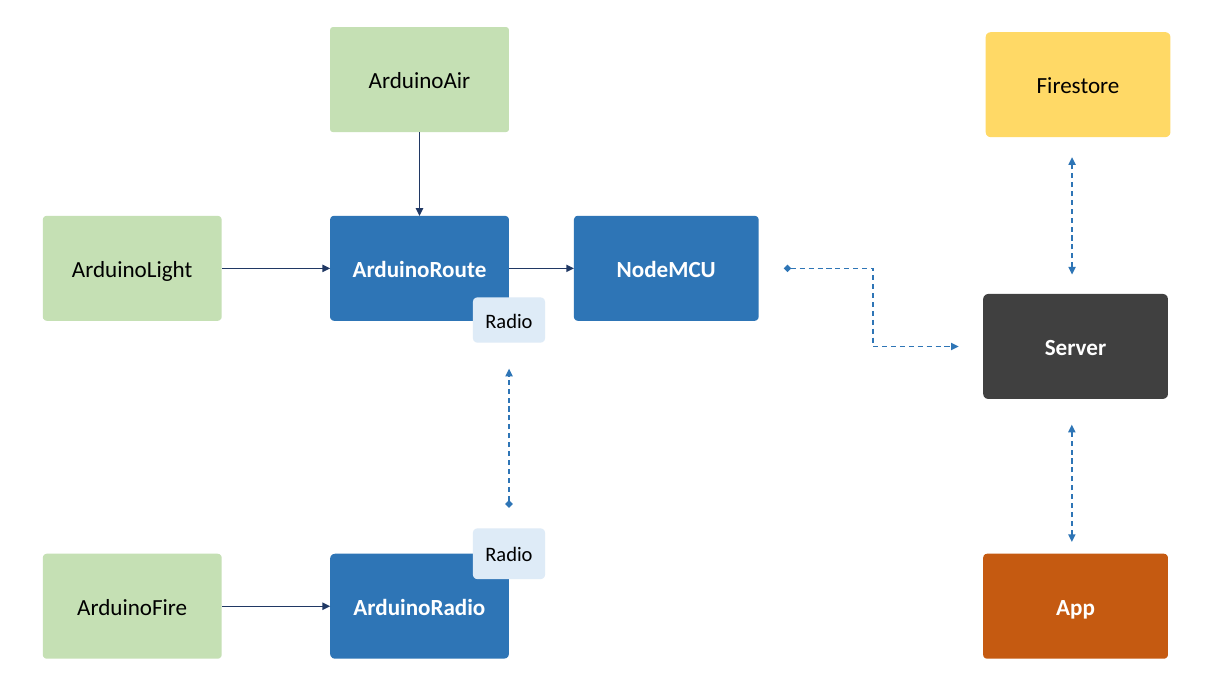
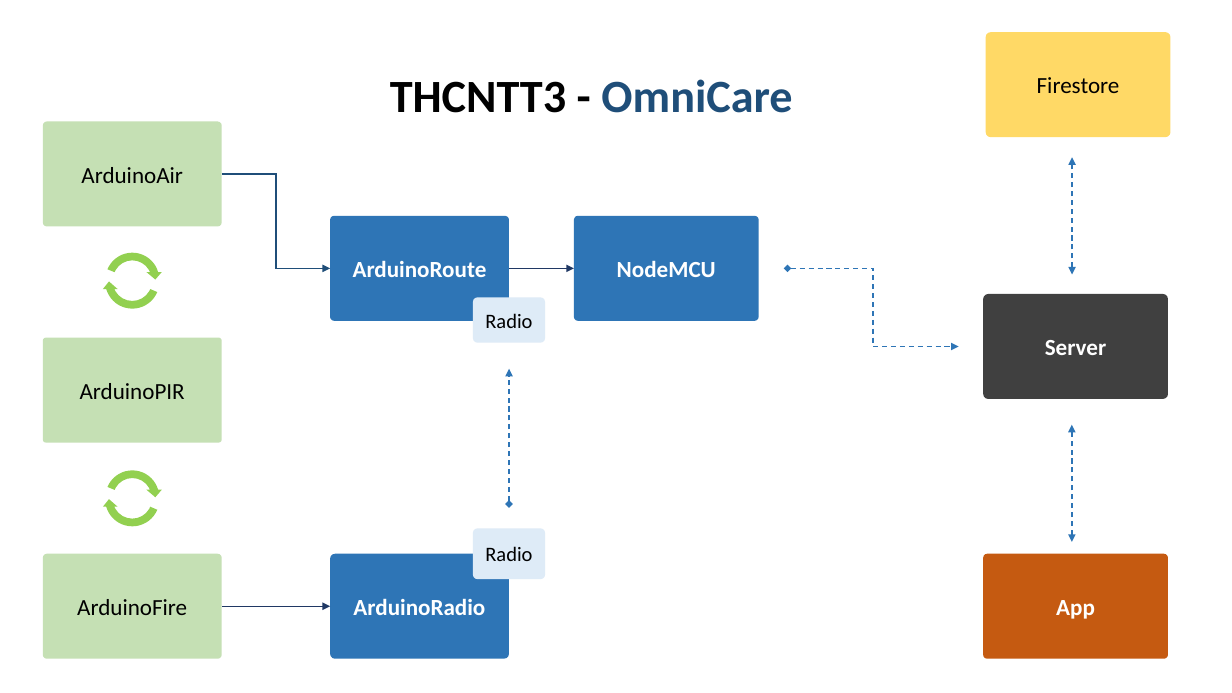
Before and after one commit to kai618/omnicare, a slide deck: slide 1 of schema-board.pptx. Drawn at 1232x693 pixels with LibreOffice and Linux fonts; fonts in the diff are those of the drawing. Boxes give left, top, right and bottom in pixels: in the first picture for what was removed or moved away, otherwise in the second. Text is boxed around its words. In the diff, an @@ line names an element or a change of style, - is before the commit and + after.

```diff
--- a/schema-board.pptx
+++ b/schema-board.pptx
@@ text added at (390, 79, 792, 113), 36 pt, text #000000, bold @@
+THCNTT3 - OmniCare
@@ rounded rectangle "ArduinoAir": place and size @@
-rounded rectangle "ArduinoAir" at (330, 27, 509, 132)
+rounded rectangle "ArduinoAir" at (43, 121, 222, 226)
@@ rounded rectangle "ArduinoAir" at (43, 121, 222, 226): proportions changed @@
@@ arrow removed from (420, 132) to (420, 216) @@
@@ elbow arrow added from (222, 174) to (330, 268), #1F4E79 1 pt @@
@@ rounded rectangle removed at (43, 216, 222, 322) @@
-ArduinoLight
@@ circular arrow added at (102, 249, 163, 310), fill #92D050 @@
@@ circular arrow added at (102, 250, 163, 311), fill #92D050 @@
@@ arrow removed from (222, 268) to (330, 268) @@
@@ rounded rectangle added at (43, 337, 222, 443), fill #C5E0B4, 18 pt, text #000000 @@
+ArduinoPIR
@@ circular arrow added at (102, 467, 163, 528), fill #92D050 @@
@@ circular arrow added at (102, 469, 163, 530), fill #92D050 @@
```
Also in this commit, not shown: 1 slide removed.
